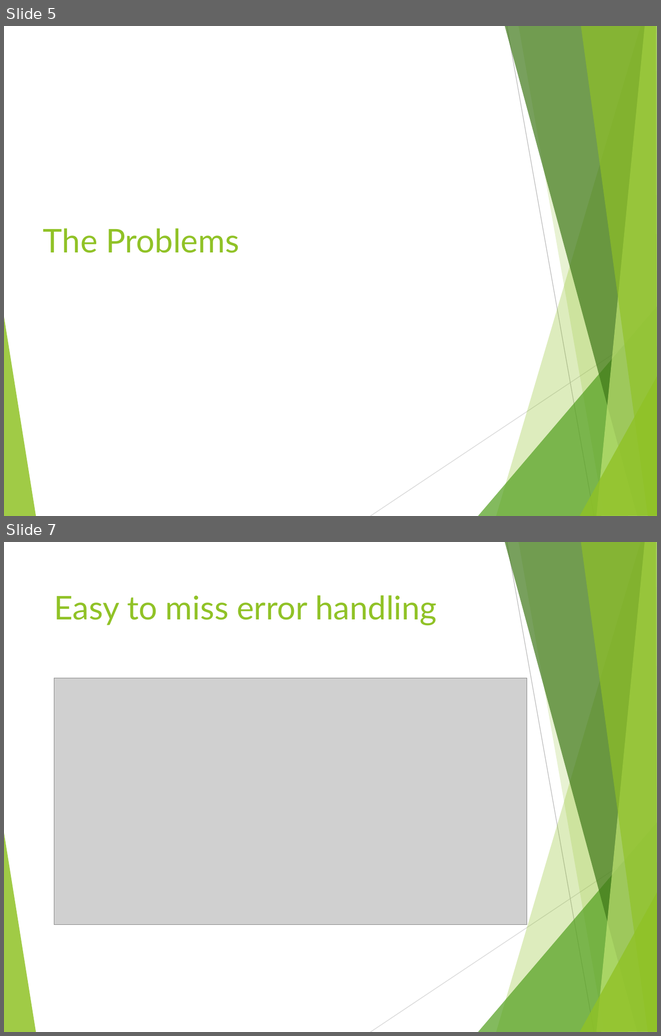
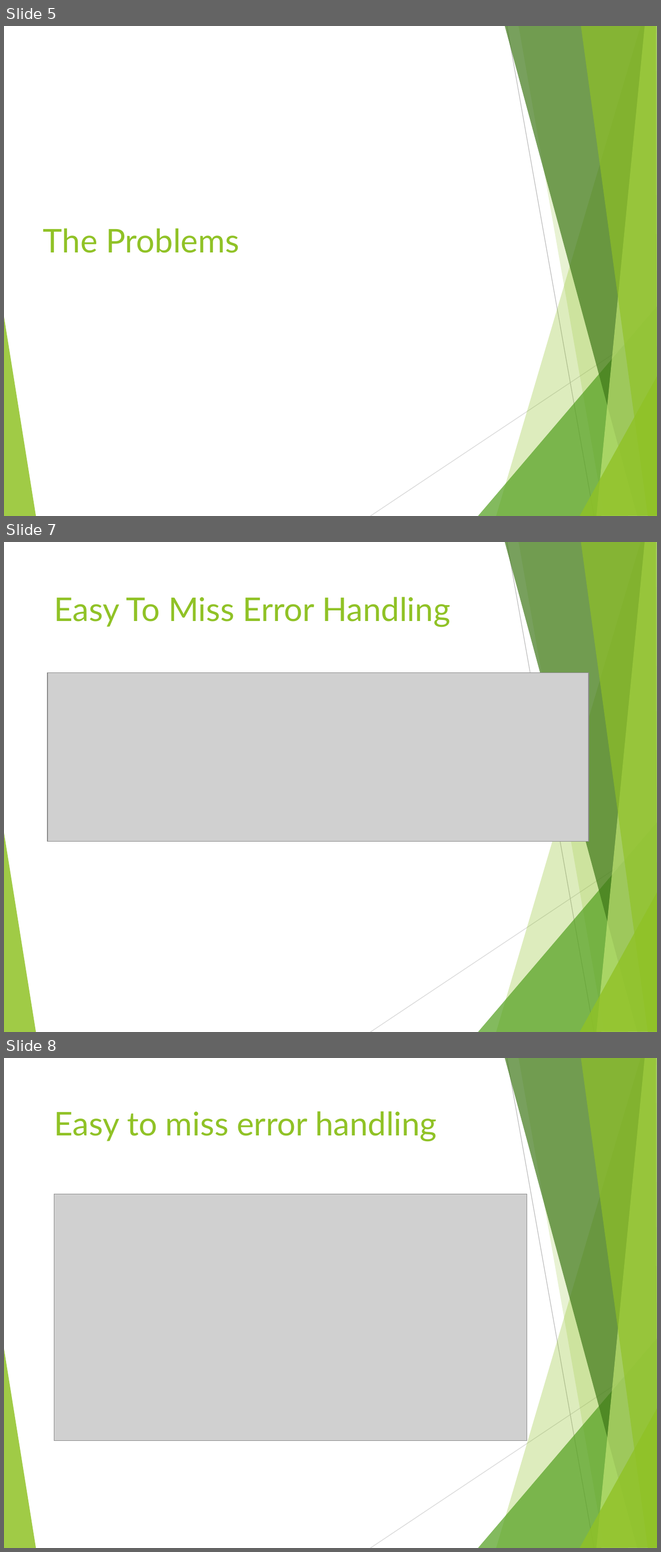
Before and after one commit to tamarstern/MyNodeJSCourse, a slide deck: day1/promises/nodejs_promises.pptx. Shown one above the other, each under a label of ours: slides 5 and 7 before the commit, slides 5, 7 and 8 after it; the slides between them are not shown. The pictures are 661x1036 and 661x1552 pixels, drawn with LibreOffice and Linux fonts; fonts in the diff are those of the drawing; grey boxes stand for pictures. Boxes give left, top, right and bottom in pixels: in the first picture for what was removed or moved away, otherwise in the second. Text is boxed around its words. In the diff, an @@ line names an element or a change of style, - is before the commit and + after.

```diff
--- a/day1/promises/nodejs_promises.pptx
+++ b/day1/promises/nodejs_promises.pptx
@@ slide 7 added at (x1=4, y1=542, x2=657, y2=1032), background #FFFFFF; not listed: 10 template elements that a slide beside it also shows @@
@@ title added at (x1=54, y1=597, x2=450, y2=627), 36 pt, text #90C226 @@
+Easy To Miss Error Handling
@@ picture added at (x1=48, y1=672, x2=589, y2=841) @@
@@ what was slide 7 is now slide 8 @@
```
Also in this commit, not shown: 2 slides changed, 2 other slides added, 1 other file.
